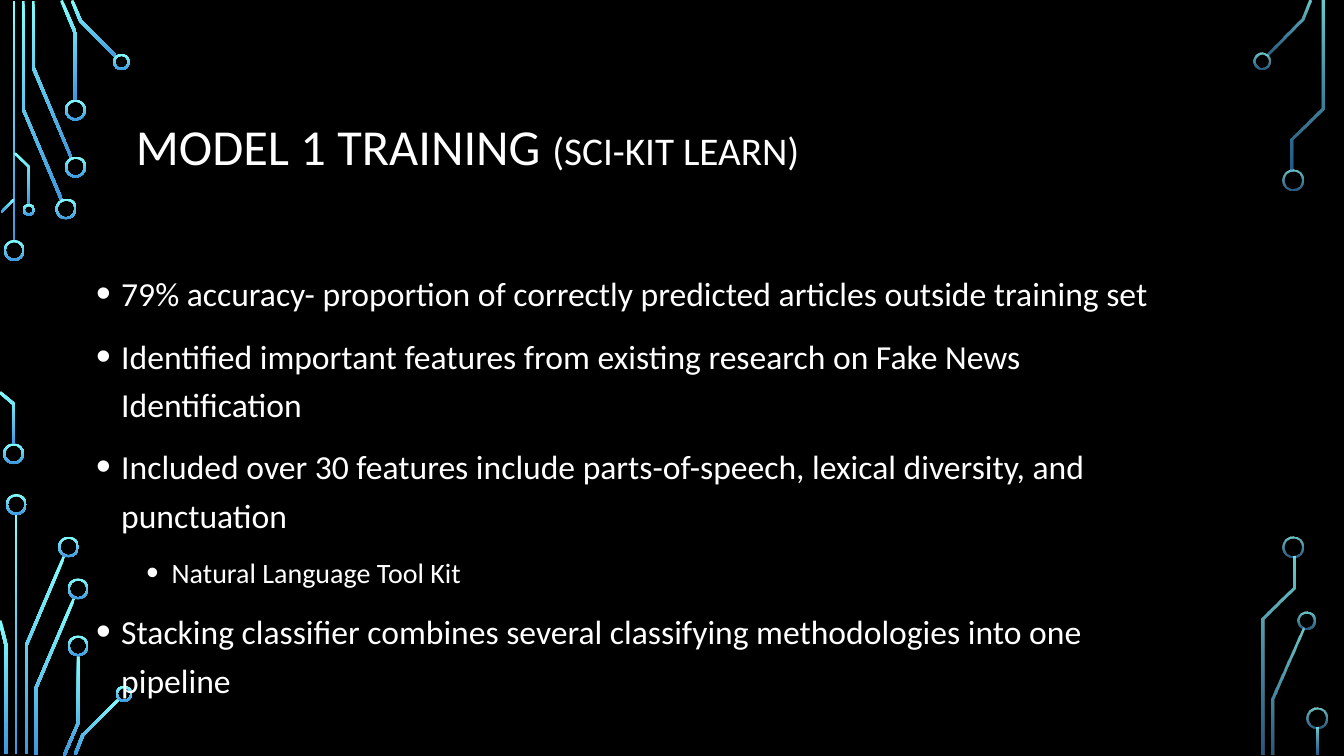
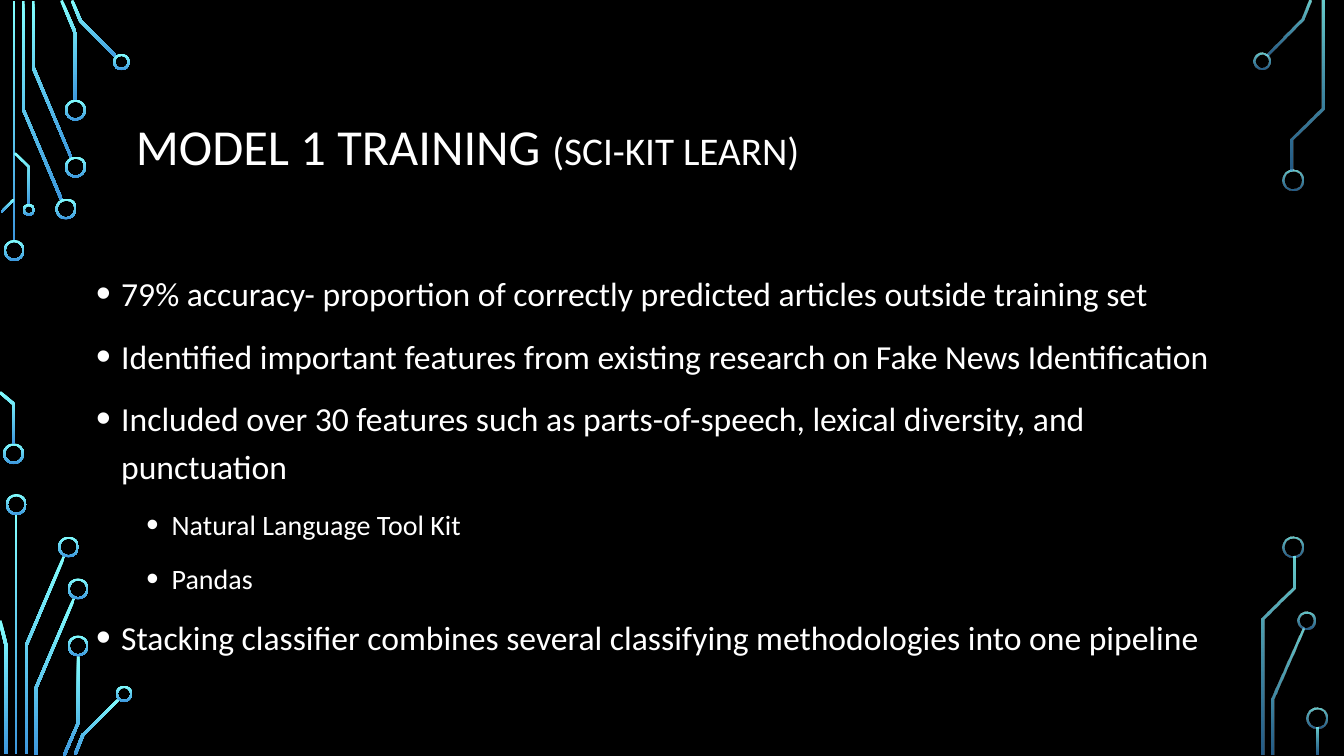
Before and after one commit to aviboppana/PennApps2018, a slide deck: slide 5 of PennApps presentation.pptx. Drawn at 1344x756 pixels with LibreOffice and Linux fonts; fonts in the diff are those of the drawing; background and template pictures are left out. Boxes give left, top, right and bottom in pixels: in the first picture for what was removed or moved away, otherwise in the second. Text is boxed around its words. In the diff, an @@ line names an element or a change of style, - is before the commit and + after.

Commit message:
update presentation

```diff
--- a/PennApps presentation.pptx
+++ b/PennApps presentation.pptx
@@ text at [121,407,1084,485]: text changed @@
-  • Included over 30 features include parts-of-speech, lexical diversity, and punctuation
+  • Included over 30 features such as parts-of-speech, lexical diversity, and punctuation
@@ text at [172,569,253,590]: paragraph added @@
+    • Pandas
```
Also in this commit, not shown: 1 other slide changed.
